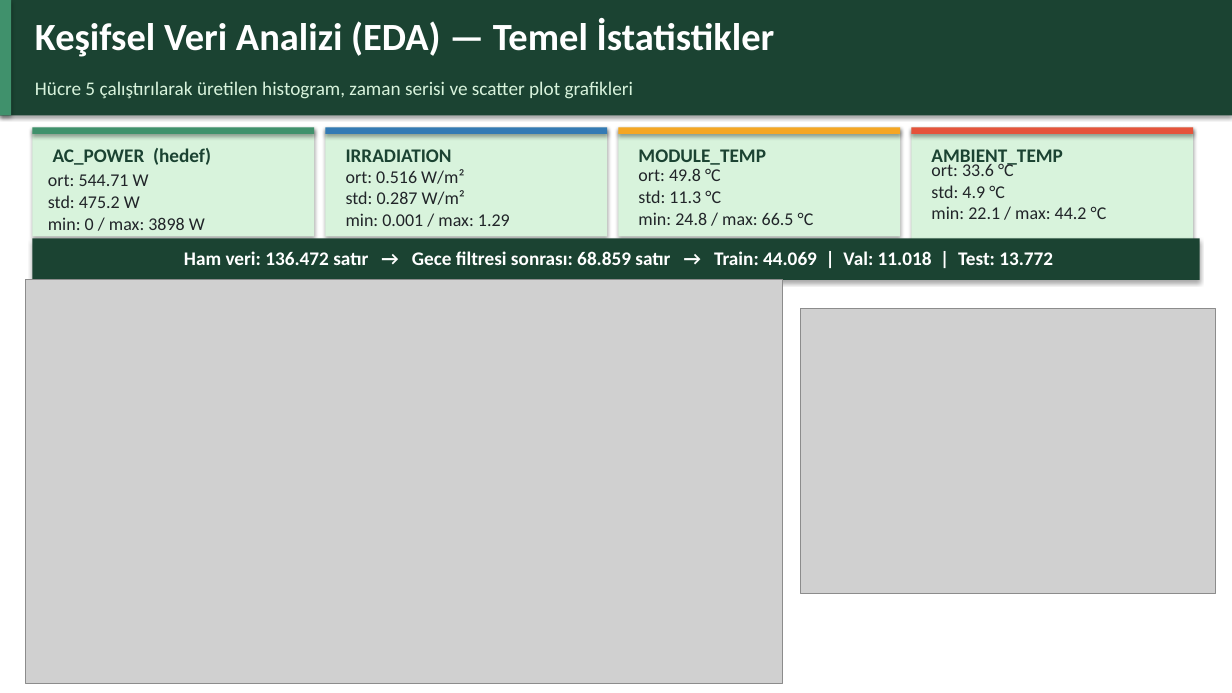
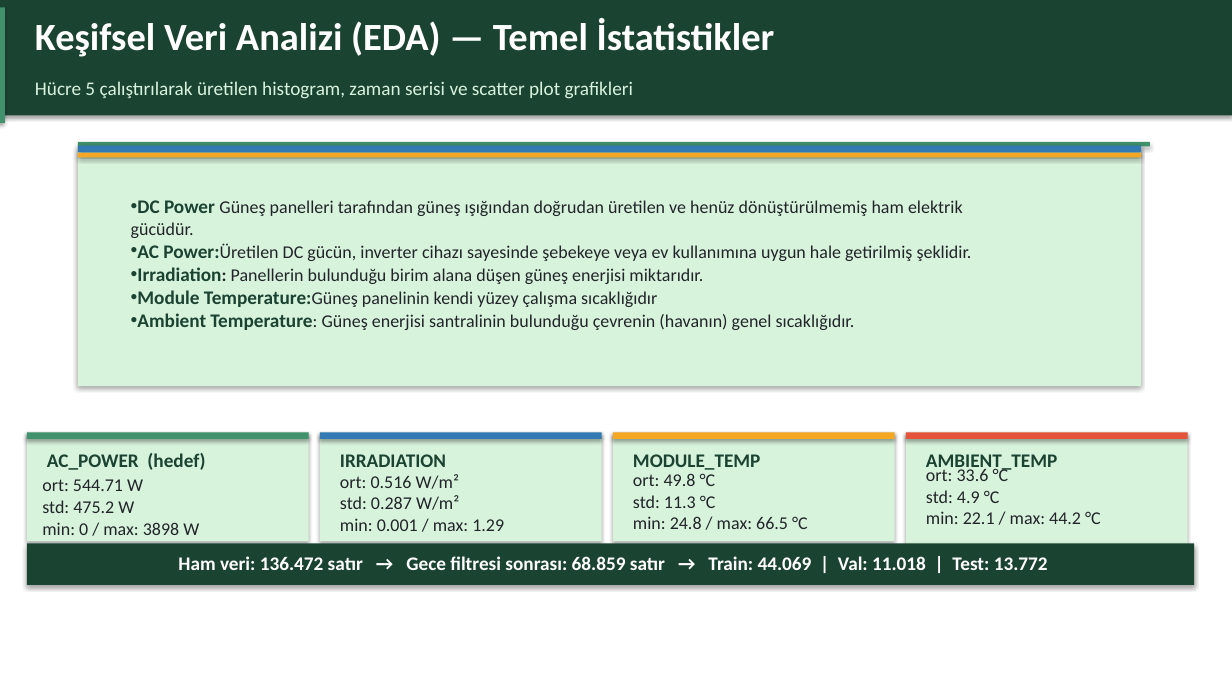
Before and after one commit to busraddmr/BIM322-Solar-Power-Prediction, a slide deck: slide 4 of BusraDemir_NazeninTatar_BIM322_Sunum.pptx. Drawn at 1232x693 pixels with LibreOffice and Linux fonts; fonts in the diff are those of the drawing; grey boxes stand for pictures. Boxes give left, top, right and bottom in pixels: in the first picture for what was removed or moved away, otherwise in the second. Text is boxed around its words. In the diff, an @@ line names an element or a change of style, - is before the commit and + after.

```diff
--- a/BusraDemir_NazeninTatar_BIM322_Sunum.pptx
+++ b/BusraDemir_NazeninTatar_BIM322_Sunum.pptx
@@ rectangle: place and size @@
-rectangle at (0,0,11,116)
+rectangle at (0,7,5,123)
@@ rectangle added at (78,146,1141,386), fill #D8F3DC @@
@@ rectangle added at (78,141,1150,146), fill #40916C @@
@@ rectangle added at (78,146,1141,152), fill #337AB4 @@
@@ rectangle added at (78,152,1141,157), fill #F5A623 @@
@@ text added at (131,200,972,330), 14 pt, text #212529 @@
+• DC Power Güneş panelleri tarafından güneş ışığından doğrudan üretilen ve henüz dönüştürülmemiş ham elektrik gücüdür.
+• AC Power:Üretilen DC gücün, inverter cihazı sayesinde şebekeye veya ev kullanımına uygun hale getirilmiş şeklidir.
+• Irradiation: Panellerin bulunduğu birim alana düşen güneş enerjisi miktarıdır.
+• Module Temperature:Güneş panelinin kendi yüzey çalışma sıcaklığıdır
+• Ambient Temperature: Güneş enerjisi santralinin bulunduğu çevrenin (havanın) genel sıcaklığıdır.
@@ picture removed at (26,280,782,683) @@
@@ rectangle removed at (32,319,601,665) @@
@@ rectangle removed at (42,328,592,332) @@
@@ picture removed at (801,309,1216,594) @@
@@ 9 texts, 9 rectangles: place and size @@
-9 texts, 9 rectangles at (32,128,1200,280)
+9 texts, 9 rectangles at (27,433,1194,585)
@@ rectangle removed at (42,653,592,656) @@
```
Also in this commit, not shown: 1 other slide changed, 1 slide added, 1 slide removed.
